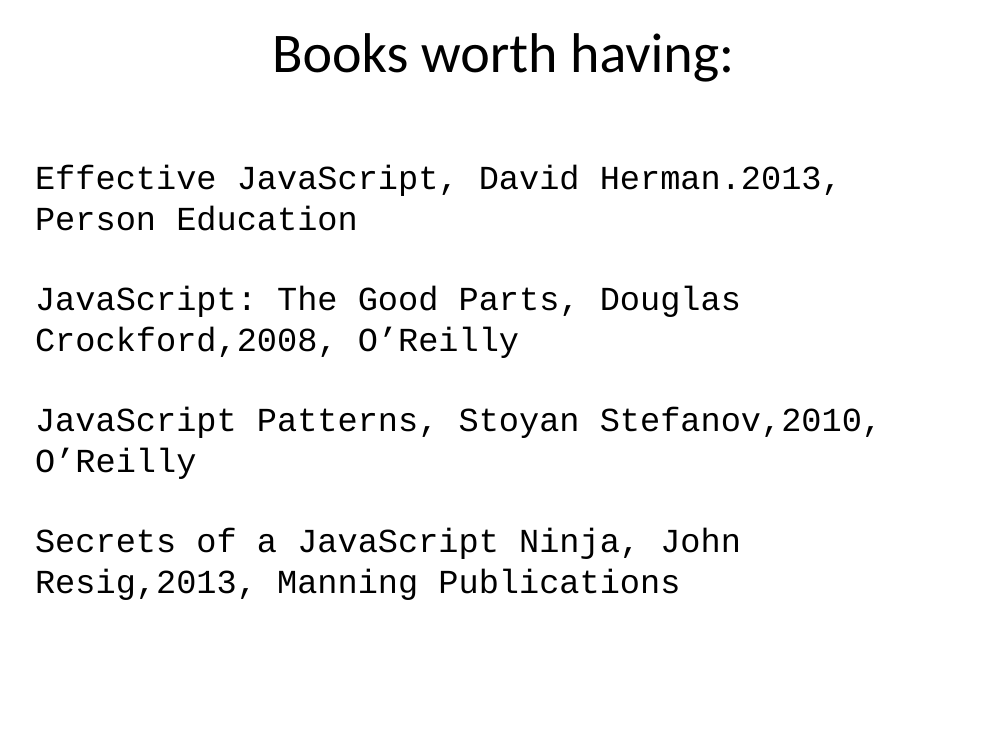
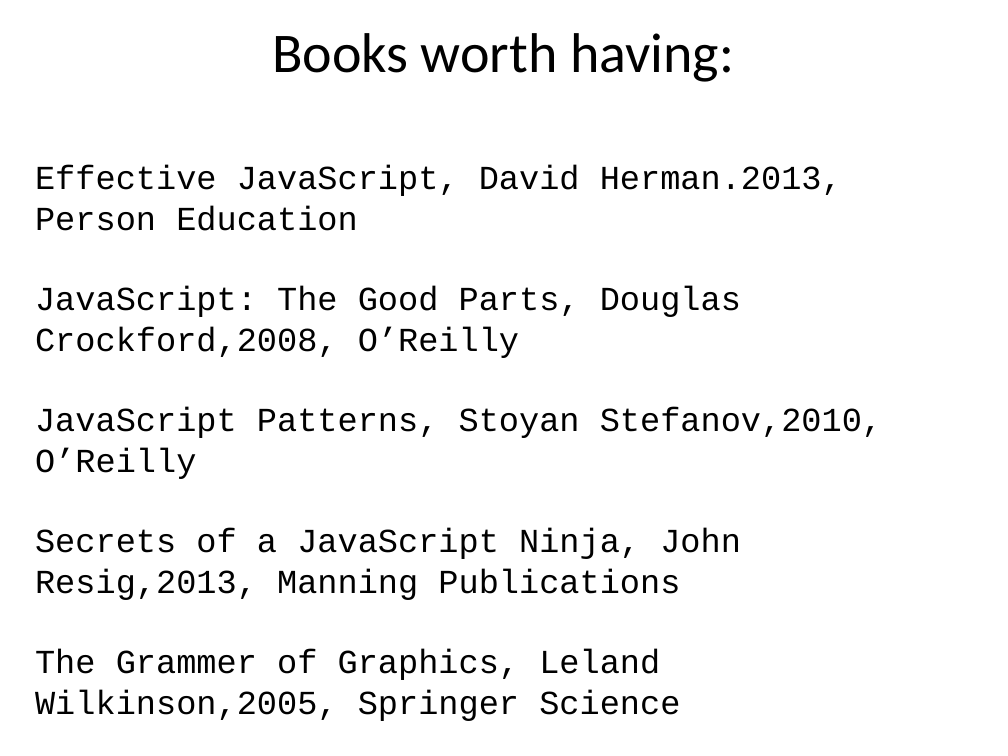
Before and after one commit to benralexander/lv, a slide deck: slide 36 of myD3_latest_c.ppt (slide 35 before the commit). Drawn at 1008x756 pixels with LibreOffice and Linux fonts; fonts in the diff are those of the drawing. Boxes give left, top, right and bottom in pixels: in the first picture for what was removed or moved away, otherwise in the second. Text is boxed around its words. In the diff, an @@ line names an element or a change of style, - is before the commit and + after.

```diff
--- a/myD3_latest_c.ppt
+++ b/myD3_latest_c.ppt
@@ text at box(35, 649, 680, 721): paragraph added @@
+The Grammer of Graphics, Leland Wilkinson,2005, Springer Science
```
Also in this commit, not shown: 2 other slides changed, 1 slide added.
